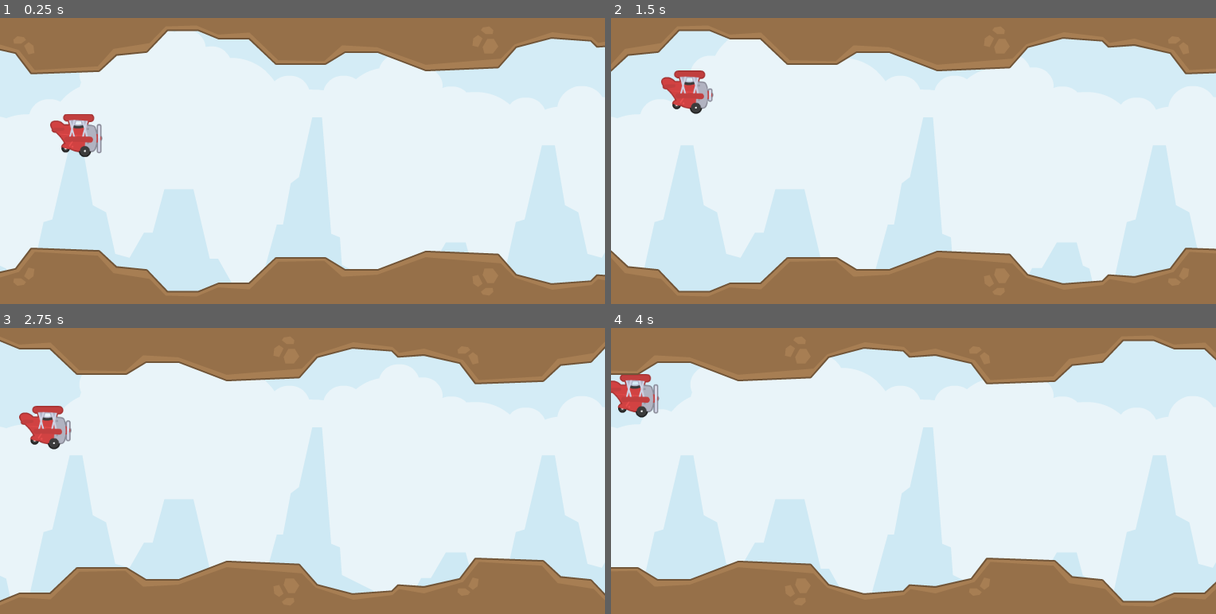
Above: before the commit, frames 1-4 (two rows, left to right).
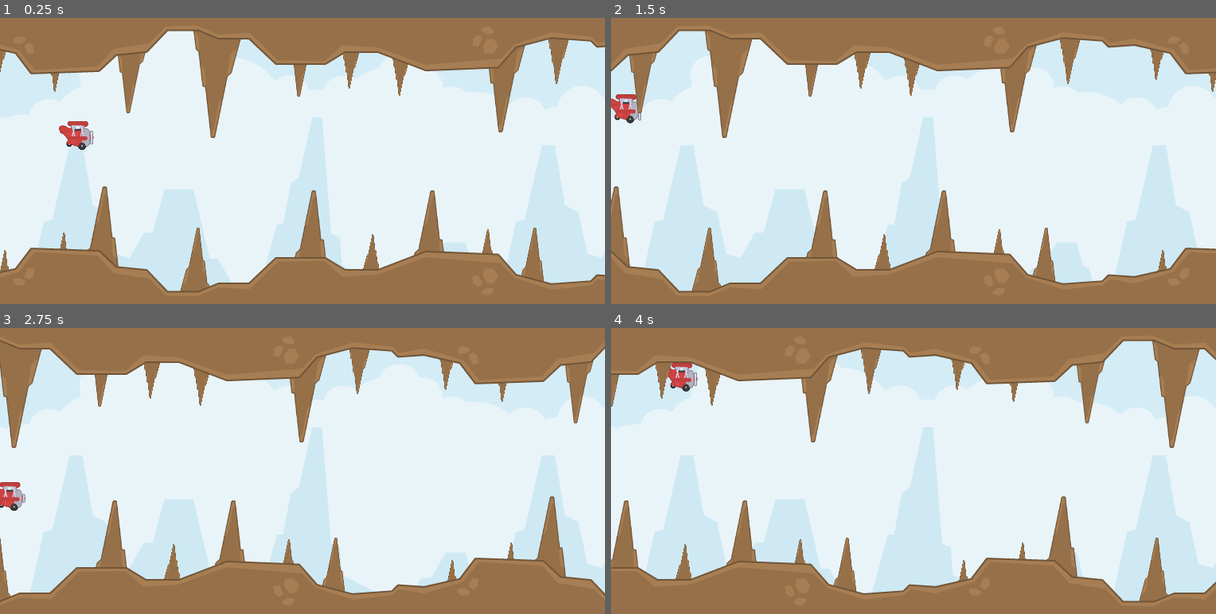
Above: after the commit, the same moments.

Repository: andersonmadeira/tecoteco
Game: Godot game, scene res://Game.tscn
Two runs of this game, one before a commit and one after it. Both use one fixed random seed, a clock stepped at 60 frames per second and the inputs below.
Inputs:
- Up to frame 1 (0.25 s): no input
- Up to frame 2 (1.5 s): tap Space (flap) at 0.77, 1.07 s
- Up to frame 3 (2.75 s): tap Space (flap) at 1.52, 1.82 s
- Up to frame 4 (4 s): tap Space (flap) at 3.02, 3.32, 3.77 s

The runs differ from the first frame. In frame 1, 7.3% of the frame differs, in the area x 0-95%, y 4-96%; in frame 2, 7.7%; in frame 3, 7.5%; in frame 4, 7.8%, in the area x 0-98%, y 4-96%.

Commit message:
Add rocks

Diff:
--- a/Game.tscn
+++ b/Game.tscn
@@ -16,6 +16,7 @@
 
 [node name="Player" parent="." groups=["Player"] instance=ExtResource( 4 )]
 position = Vector2( 96, 128 )
+scale = Vector2( 0.5, 0.5 )
 
 [node name="Terrain" parent="." instance=ExtResource( 3 )]
 
--- a/Player.tscn
+++ b/Player.tscn
@@ -26,7 +26,6 @@
 
 [node name="AnimatedSprite" type="AnimatedSprite" parent="."]
 frames = SubResource( 2 )
-frame = 2
 speed_scale = 8.0
 playing = true
 
--- a/Terrain.tscn
+++ b/Terrain.tscn
@@ -1,6 +1,7 @@
-[gd_scene load_steps=4 format=2]
-
-[ext_resource path="res://assets/groundDirt.png" type="Texture" id=3]
+[gd_scene load_steps=5 format=2]
+
+[ext_resource path="res://assets/groundDirt.png" type="Texture" id=1]
+[ext_resource path="res://assets/rock.png" type="Texture" id=3]
 [ext_resource path="res://Terrain.gd" type="Script" id=5]
 
 [sub_resource type="RectangleShape2D" id=1]
@@ -21,20 +22,21 @@
 
 [node name="Ceiling" type="StaticBody2D" parent="."]
 position = Vector2( 0, 54 )
+z_index = 1
 __meta__ = {
 "_edit_group_": true
 }
 
 [node name="Sprite1" type="Sprite" parent="Ceiling"]
 position = Vector2( 0, -54 )
-texture = ExtResource( 3 )
+texture = ExtResource( 1 )
 centered = false
 flip_h = true
 flip_v = true
 
 [node name="Sprite2" type="Sprite" parent="Ceiling"]
 position = Vector2( 808, -54 )
-texture = ExtResource( 3 )
+texture = ExtResource( 1 )
 centered = false
 flip_h = true
 flip_v = true
@@ -45,19 +47,20 @@
 
 [node name="Ground" type="StaticBody2D" parent="."]
 position = Vector2( 0, 360 )
+z_index = 1
 __meta__ = {
 "_edit_group_": true
 }
 
 [node name="Sprite1" type="Sprite" parent="Ground"]
 position = Vector2( 0, -71 )
-texture = ExtResource( 3 )
+texture = ExtResource( 1 )
 centered = false
 flip_h = true
 
 [node name="Sprite2" type="Sprite" parent="Ground"]
 position = Vector2( 808, -71 )
-texture = ExtResource( 3 )
+texture = ExtResource( 1 )
 centered = false
 flip_h = true
 
@@ -65,4 +68,559 @@
 position = Vector2( 8, -40 )
 polygon = PoolVector2Array( -8, 7, 37, -2, 56, -27, 142, -24, 163, -3.00003, 202, -1.00003, 228, 27, 266, 27.9999, 293, …(423 unchanged characters)…
 
+[node name="Rock" type="StaticBody2D" parent="."]
+position = Vector2( 192, 60 )
+rotation = 3.14159
+__meta__ = {
+"_edit_group_": true
+}
+
+[node name="Sprite" type="Sprite" parent="Rock"]
+scale = Vector2( 0.5, 0.5 )
+texture = ExtResource( 3 )
+
+[node name="CollisionPolygon2D" type="CollisionPolygon2D" parent="Rock"]
+polygon = PoolVector2Array( 4, -59, -26, 59, 26, 59, 8, -59 )
+
+[node name="Rock2" type="StaticBody2D" parent="."]
+position = Vector2( 300, 76 )
+rotation = 3.14159
+scale = Vector2( 1.25, 1.25 )
+__meta__ = {
+"_edit_group_": true
+}
+
+[node name="Sprite" type="Sprite" parent="Rock2"]
+scale = Vector2( 0.5, 0.5 )
+texture = ExtResource( 3 )
+
+[node name="CollisionPolygon2D" type="CollisionPolygon2D" parent="Rock2"]
+polygon = PoolVector2Array( 4, -59, -26, 59, 26, 59, 8, -59 )
+
+[node name="Rock3" type="StaticBody2D" parent="."]
+position = Vector2( 149, 287 )
+rotation = 6.28318
+scale = Vector2( 1.25, 1.25 )
+__meta__ = {
+"_edit_group_": true
+}
+
+[node name="Sprite" type="Sprite" parent="Rock3"]
+scale = Vector2( 0.5, 0.5 )
+texture = ExtResource( 3 )
+
+[node name="CollisionPolygon2D" type="CollisionPolygon2D" parent="Rock3"]
+polygon = PoolVector2Array( 4, -59, -26, 59, 26, 59, 8, -59 )
+
+[node name="Rock4" type="StaticBody2D" parent="."]
+position = Vector2( 269, 312 )
+rotation = 6.28318
+scale = Vector2( 0.8, 0.8 )
+__meta__ = {
+"_edit_group_": true
+}
+
+[node name="Sprite" type="Sprite" parent="Rock4"]
+scale = Vector2( 0.5, 0.5 )
+texture = ExtResource( 3 )
+
+[node name="CollisionPolygon2D" type="CollisionPolygon2D" parent="Rock4"]
+polygon = PoolVector2Array( 4, -59, -26, 59, 26, 59, 8, -59 )
+
+[node name="Rock5" type="StaticBody2D" parent="."]
+position = Vector2( 412, 289 )
+rotation = 6.28318
+scale = Vector2( 1.2, 1.2 )
+__meta__ = {
+"_edit_group_": true
+}
+
+[node name="Sprite" type="Sprite" parent="Rock5"]
+scale = Vector2( 0.5, 0.5 )
+texture = ExtResource( 3 )
+
+[node name="CollisionPolygon2D" type="CollisionPolygon2D" parent="Rock5"]
+polygon = PoolVector2Array( 4, -59, -26, 59, 26, 59, 8, -59 )
+
+[node name="Rock7" type="StaticBody2D" parent="."]
+position = Vector2( 661, 72 )
+rotation = 3.14159
+scale = Vector2( 1.2, 1.2 )
+__meta__ = {
+"_edit_group_": true
+}
+
+[node name="Sprite" type="Sprite" parent="Rock7"]
+scale = Vector2( 0.5, 0.5 )
+texture = ExtResource( 3 )
+
+[node name="CollisionPolygon2D" type="CollisionPolygon2D" parent="Rock7"]
+polygon = PoolVector2Array( 4, -59, -26, 59, 26, 59, 8, -59 )
+
+[node name="Rock12" type="StaticBody2D" parent="."]
+position = Vector2( 635, 296 )
+scale = Vector2( 0.5, 0.5 )
+__meta__ = {
+"_edit_group_": true
+}
+
+[node name="Sprite" type="Sprite" parent="Rock12"]
+scale = Vector2( 0.5, 0.5 )
+texture = ExtResource( 3 )
+
+[node name="CollisionPolygon2D" type="CollisionPolygon2D" parent="Rock12"]
+polygon = PoolVector2Array( 4, -59, -26, 59, 26, 59, 8, -59 )
+
+[node name="Rock14" type="StaticBody2D" parent="."]
+position = Vector2( 727, 53 )
+rotation = -3.14159
+scale = Vector2( 0.5, 0.5 )
+__meta__ = {
+"_edit_group_": true
+}
+
+[node name="Sprite" type="Sprite" parent="Rock14"]
+scale = Vector2( 0.5, 0.5 )
+texture = ExtResource( 3 )
+
+[node name="CollisionPolygon2D" type="CollisionPolygon2D" parent="Rock14"]
+polygon = PoolVector2Array( 4, -59, -26, 59, 26, 59, 8, -59 )
+
+[node name="Rock13" type="StaticBody2D" parent="."]
+position = Vector2( 692, 312 )
+scale = Vector2( 0.8, 0.8 )
+__meta__ = {
+"_edit_group_": true
+}
+
+[node name="Sprite" type="Sprite" parent="Rock13"]
+scale = Vector2( 0.5, 0.5 )
+texture = ExtResource( 3 )
+
+[node name="CollisionPolygon2D" type="CollisionPolygon2D" parent="Rock13"]
+polygon = PoolVector2Array( 4, -59, -26, 59, 26, 59, 8, -59 )
+
+[node name="Rock8" type="StaticBody2D" parent="."]
+position = Vector2( 561, 289 )
+scale = Vector2( 1.2, 1.2 )
+__meta__ = {
+"_edit_group_": true
+}
+
+[node name="Sprite" type="Sprite" parent="Rock8"]
+scale = Vector2( 0.5, 0.5 )
+texture = ExtResource( 3 )
+
+[node name="CollisionPolygon2D" type="CollisionPolygon2D" parent="Rock8"]
+polygon = PoolVector2Array( 4, -59, -26, 59, 26, 59, 8, -59 )
+
+[node name="Rock9" type="StaticBody2D" parent="."]
+position = Vector2( 466, 65 )
+rotation = 3.14159
+scale = Vector2( 0.4, 0.4 )
+__meta__ = {
+"_edit_group_": true
+}
+
+[node name="Sprite" type="Sprite" parent="Rock9"]
+scale = Vector2( 0.5, 0.5 )
+texture = ExtResource( 3 )
+
+[node name="CollisionPolygon2D" type="CollisionPolygon2D" parent="Rock9"]
+polygon = PoolVector2Array( 4, -59, -26, 59, 26, 59, 8, -59 )
+
+[node name="Rock10" type="StaticBody2D" parent="."]
+position = Vector2( 529, 74 )
+rotation = 3.14159
+scale = Vector2( 0.4, 0.4 )
+__meta__ = {
+"_edit_group_": true
+}
+
+[node name="Sprite" type="Sprite" parent="Rock10"]
+scale = Vector2( 0.5, 0.5 )
+texture = ExtResource( 3 )
+
+[node name="CollisionPolygon2D" type="CollisionPolygon2D" parent="Rock10"]
+polygon = PoolVector2Array( 4, -59, -26, 59, 26, 59, 8, -59 )
+
+[node name="Rock11" type="StaticBody2D" parent="."]
+position = Vector2( 491, 296 )
+scale = Vector2( 0.4, 0.4 )
+__meta__ = {
+"_edit_group_": true
+}
+
+[node name="Sprite" type="Sprite" parent="Rock11"]
+scale = Vector2( 0.5, 0.5 )
+texture = ExtResource( 3 )
+
+[node name="CollisionPolygon2D" type="CollisionPolygon2D" parent="Rock11"]
+polygon = PoolVector2Array( 4, -59, -26, 59, 26, 59, 8, -59 )
+
+[node name="Rock15" type="StaticBody2D" parent="."]
+position = Vector2( 103, 294 )
+scale = Vector2( 0.4, 0.4 )
+__meta__ = {
+"_edit_group_": true
+}
+
+[node name="Sprite" type="Sprite" parent="Rock15"]
+scale = Vector2( 0.5, 0.5 )
+texture = ExtResource( 3 )
+
+[node name="CollisionPolygon2D" type="CollisionPolygon2D" parent="Rock15"]
+polygon = PoolVector2Array( 4, -59, -26, 59, 26, 59, 8, -59 )
+
+[node name="Rock16" type="StaticBody2D" parent="."]
+position = Vector2( 29, 316 )
+scale = Vector2( 0.4, 0.4 )
+__meta__ = {
+"_edit_group_": true
+}
+
+[node name="Sprite" type="Sprite" parent="Rock16"]
+scale = Vector2( 0.5, 0.5 )
+texture = ExtResource( 3 )
+
+[node name="CollisionPolygon2D" type="CollisionPolygon2D" parent="Rock16"]
+polygon = PoolVector2Array( 4, -59, -26, 59, 26, 59, 8, -59 )
+
+[node name="Rock17" type="StaticBody2D" parent="."]
+position = Vector2( 25, 54 )
+rotation = -3.14159
+scale = Vector2( 0.4, 0.4 )
+__meta__ = {
+"_edit_group_": true
+}
+
+[node name="Sprite" type="Sprite" parent="Rock17"]
+scale = Vector2( 0.5, 0.5 )
+texture = ExtResource( 3 )
+
+[node name="CollisionPolygon2D" type="CollisionPolygon2D" parent="Rock17"]
+polygon = PoolVector2Array( 4, -59, -26, 59, 26, 59, 8, -59 )
+
+[node name="Rock18" type="StaticBody2D" parent="."]
+position = Vector2( 96, 69 )
+rotation = -3.14159
+scale = Vector2( 0.4, 0.4 )
+__meta__ = {
+"_edit_group_": true
+}
+
+[node name="Sprite" type="Sprite" parent="Rock18"]
+scale = Vector2( 0.5, 0.5 )
+texture = ExtResource( 3 )
+
+[node name="CollisionPolygon2D" type="CollisionPolygon2D" parent="Rock18"]
+polygon = PoolVector2Array( 4, -59, -26, 59, 26, 59, 8, -59 )
+
+[node name="Rock6" type="StaticBody2D" parent="."]
+position = Vector2( 405, 51 )
+rotation = 9.42476
+scale = Vector2( 0.8, 0.8 )
+__meta__ = {
+"_edit_group_": true
+}
+
+[node name="Sprite" type="Sprite" parent="Rock6"]
+scale = Vector2( 0.5, 0.5 )
+texture = ExtResource( 3 )
+
+[node name="CollisionPolygon2D" type="CollisionPolygon2D" parent="Rock6"]
+polygon = PoolVector2Array( 4, -59, -26, 59, 26, 59, 8, -59 )
+
+[node name="Rock19" type="StaticBody2D" parent="."]
+position = Vector2( 1004, 60 )
+rotation = 3.14159
+__meta__ = {
+"_edit_group_": true
+}
+
+[node name="Sprite" type="Sprite" parent="Rock19"]
+scale = Vector2( 0.5, 0.5 )
+texture = ExtResource( 3 )
+
+[node name="CollisionPolygon2D" type="CollisionPolygon2D" parent="Rock19"]
+polygon = PoolVector2Array( 4, -59, -26, 59, 26, 59, 8, -59 )
+
+[node name="Rock20" type="StaticBody2D" parent="."]
+position = Vector2( 1112, 76 )
+rotation = 3.14159
+scale = Vector2( 1.25, 1.25 )
+__meta__ = {
+"_edit_group_": true
+}
+
+[node name="Sprite" type="Sprite" parent="Rock20"]
+scale = Vector2( 0.5, 0.5 )
+texture = ExtResource( 3 )
+
+[node name="CollisionPolygon2D" type="CollisionPolygon2D" parent="Rock20"]
+polygon = PoolVector2Array( 4, -59, -26, 59, 26, 59, 8, -59 )
+
+[node name="Rock21" type="StaticBody2D" parent="."]
+position = Vector2( 961, 287 )
+rotation = 6.28318
+scale = Vector2( 1.25, 1.25 )
+__meta__ = {
+"_edit_group_": true
+}
+
+[node name="Sprite" type="Sprite" parent="Rock21"]
+scale = Vector2( 0.5, 0.5 )
+texture = ExtResource( 3 )
+
+[node name="CollisionPolygon2D" type="CollisionPolygon2D" parent="Rock21"]
+polygon = PoolVector2Array( 4, -59, -26, 59, 26, 59, 8, -59 )
+
+[node name="Rock22" type="StaticBody2D" parent="."]
+position = Vector2( 1081, 312 )
+rotation = 6.28318
+scale = Vector2( 0.8, 0.8 )
+__meta__ = {
+"_edit_group_": true
+}
+
+[node name="Sprite" type="Sprite" parent="Rock22"]
+scale = Vector2( 0.5, 0.5 )
+texture = ExtResource( 3 )
+
+[node name="CollisionPolygon2D" type="CollisionPolygon2D" parent="Rock22"]
+polygon = PoolVector2Array( 4, -59, -26, 59, 26, 59, 8, -59 )
+
+[node name="Rock23" type="StaticBody2D" parent="."]
+position = Vector2( 1224, 289 )
+rotation = 6.28318
+scale = Vector2( 1.2, 1.2 )
+__meta__ = {
+"_edit_group_": true
+}
+
+[node name="Sprite" type="Sprite" parent="Rock23"]
+scale = Vector2( 0.5, 0.5 )
+texture = ExtResource( 3 )
+
+[node name="CollisionPolygon2D" type="CollisionPolygon2D" parent="Rock23"]
+polygon = PoolVector2Array( 4, -59, -26, 59, 26, 59, 8, -59 )
+
+[node name="Rock24" type="StaticBody2D" parent="."]
+position = Vector2( 1473, 72 )
+rotation = 3.14159
+scale = Vector2( 1.2, 1.2 )
+__meta__ = {
+"_edit_group_": true
+}
+
+[node name="Sprite" type="Sprite" parent="Rock24"]
+scale = Vector2( 0.5, 0.5 )
+texture = ExtResource( 3 )
+
+[node name="CollisionPolygon2D" type="CollisionPolygon2D" parent="Rock24"]
+polygon = PoolVector2Array( 4, -59, -26, 59, 26, 59, 8, -59 )
+
+[node name="Rock25" type="StaticBody2D" parent="."]
+position = Vector2( 1447, 296 )
+scale = Vector2( 0.5, 0.5 )
+__meta__ = {
+"_edit_group_": true
+}
+
+[node name="Sprite" type="Sprite" parent="Rock25"]
+scale = Vector2( 0.5, 0.5 )
+texture = ExtResource( 3 )
+
+[node name="CollisionPolygon2D" type="CollisionPolygon2D" parent="Rock25"]
+polygon = PoolVector2Array( 4, -59, -26, 59, 26, 59, 8, -59 )
+
+[node name="Rock37" type="StaticBody2D" parent="."]
+position = Vector2( 1572, 326 )
+scale = Vector2( 0.5, 0.5 )
+__meta__ = {
+"_edit_group_": true
+}
+
+[node name="Sprite" type="Sprite" parent="Rock37"]
+scale = Vector2( 0.5, 0.5 )
+texture = ExtResource( 3 )
+
+[node name="CollisionPolygon2D" type="CollisionPolygon2D" parent="Rock37"]
+polygon = PoolVector2Array( 4, -59, -26, 59, 26, 59, 8, -59 )
+
+[node name="Rock38" type="StaticBody2D" parent="."]
+position = Vector2( 1586, 36 )
+rotation = -3.14159
+scale = Vector2( 0.5, 0.5 )
+__meta__ = {
+"_edit_group_": true
+}
+
+[node name="Sprite" type="Sprite" parent="Rock38"]
+scale = Vector2( 0.5, 0.5 )
+texture = ExtResource( 3 )
+
+[node name="CollisionPolygon2D" type="CollisionPolygon2D" parent="Rock38"]
+polygon = PoolVector2Array( 4, -59, -26, 59, 26, 59, 8, -59 )
+
+[node name="Rock26" type="StaticBody2D" parent="."]
+position = Vector2( 1539, 53 )
+rotation = -3.14159
+scale = Vector2( 0.5, 0.5 )
+__meta__ = {
+"_edit_group_": true
+}
+
+[node name="Sprite" type="Sprite" parent="Rock26"]
+scale = Vector2( 0.5, 0.5 )
+texture = ExtResource( 3 )
+
+[node name="CollisionPolygon2D" type="CollisionPolygon2D" parent="Rock26"]
+polygon = PoolVector2Array( 4, -59, -26, 59, 26, 59, 8, -59 )
+
+[node name="Rock27" type="StaticBody2D" parent="."]
+position = Vector2( 1504, 312 )
+scale = Vector2( 0.8, 0.8 )
+__meta__ = {
+"_edit_group_": true
+}
+
+[node name="Sprite" type="Sprite" parent="Rock27"]
+scale = Vector2( 0.5, 0.5 )
+texture = ExtResource( 3 )
+
+[node name="CollisionPolygon2D" type="CollisionPolygon2D" parent="Rock27"]
+polygon = PoolVector2Array( 4, -59, -26, 59, 26, 59, 8, -59 )
+
+[node name="Rock28" type="StaticBody2D" parent="."]
+position = Vector2( 1373, 289 )
+scale = Vector2( 1.2, 1.2 )
+__meta__ = {
+"_edit_group_": true
+}
+
+[node name="Sprite" type="Sprite" parent="Rock28"]
+scale = Vector2( 0.5, 0.5 )
+texture = ExtResource( 3 )
+
+[node name="CollisionPolygon2D" type="CollisionPolygon2D" parent="Rock28"]
+polygon = PoolVector2Array( 4, -59, -26, 59, 26, 59, 8, -59 )
+
+[node name="Rock29" type="StaticBody2D" parent="."]
+position = Vector2( 1278, 65 )
+rotation = 3.14159
+scale = Vector2( 0.4, 0.4 )
+__meta__ = {
+"_edit_group_": true
+}
+
+[node name="Sprite" type="Sprite" parent="Rock29"]
+scale = Vector2( 0.5, 0.5 )
+texture = ExtResource( 3 )
+
+[node name="CollisionPolygon2D" type="CollisionPolygon2D" parent="Rock29"]
+polygon = PoolVector2Array( 4, -59, -26, 59, 26, 59, 8, -59 )
+
+[node name="Rock30" type="StaticBody2D" parent="."]
+position = Vector2( 1341, 74 )
+rotation = 3.14159
+scale = Vector2( 0.4, 0.4 )
+__meta__ = {
+"_edit_group_": true
+}
+
+[node name="Sprite" type="Sprite" parent="Rock30"]
+scale = Vector2( 0.5, 0.5 )
+texture = ExtResource( 3 )
+
+[node name="CollisionPolygon2D" type="CollisionPolygon2D" parent="Rock30"]
+polygon = PoolVector2Array( 4, -59, -26, 59, 26, 59, 8, -59 )
+
+[node name="Rock31" type="StaticBody2D" parent="."]
+position = Vector2( 1303, 296 )
+scale = Vector2( 0.4, 0.4 )
+__meta__ = {
+"_edit_group_": true
+}
+
+[node name="Sprite" type="Sprite" parent="Rock31"]
+scale = Vector2( 0.5, 0.5 )
+texture = ExtResource( 3 )
+
+[node name="CollisionPolygon2D" type="CollisionPolygon2D" parent="Rock31"]
+polygon = PoolVector2Array( 4, -59, -26, 59, 26, 59, 8, -59 )
+
+[node name="Rock32" type="StaticBody2D" parent="."]
+position = Vector2( 915, 294 )
+scale = Vector2( 0.4, 0.4 )
+__meta__ = {
+"_edit_group_": true
+}
+
+[node name="Sprite" type="Sprite" parent="Rock32"]
+scale = Vector2( 0.5, 0.5 )
+texture = ExtResource( 3 )
+
+[node name="CollisionPolygon2D" type="CollisionPolygon2D" parent="Rock32"]
+polygon = PoolVector2Array( 4, -59, -26, 59, 26, 59, 8, -59 )
+
+[node name="Rock33" type="StaticBody2D" parent="."]
+position = Vector2( 841, 316 )
+scale = Vector2( 0.4, 0.4 )
+__meta__ = {
+"_edit_group_": true
+}
+
+[node name="Sprite" type="Sprite" parent="Rock33"]
+scale = Vector2( 0.5, 0.5 )
+texture = ExtResource( 3 )
+
+[node name="CollisionPolygon2D" type="CollisionPolygon2D" parent="Rock33"]
+polygon = PoolVector2Array( 4, -59, -26, 59, 26, 59, 8, -59 )
+
+[node name="Rock34" type="StaticBody2D" parent="."]
+position = Vector2( 837, 54 )
+rotation = -3.14159
+scale = Vector2( 0.4, 0.4 )
+__meta__ = {
+"_edit_group_": true
+}
+
+[node name="Sprite" type="Sprite" parent="Rock34"]
+scale = Vector2( 0.5, 0.5 )
+texture = ExtResource( 3 )
+
+[node name="CollisionPolygon2D" type="CollisionPolygon2D" parent="Rock34"]
+polygon = PoolVector2Array( 4, -59, -26, 59, 26, 59, 8, -59 )
+
+[node name="Rock35" type="StaticBody2D" parent="."]
+position = Vector2( 908, 69 )
+rotation = -3.14159
+scale = Vector2( 0.4, 0.4 )
+__meta__ = {
+"_edit_group_": true
+}
+
+[node name="Sprite" type="Sprite" parent="Rock35"]
+scale = Vector2( 0.5, 0.5 )
+texture = ExtResource( 3 )
+
+[node name="CollisionPolygon2D" type="CollisionPolygon2D" parent="Rock35"]
+polygon = PoolVector2Array( 4, -59, -26, 59, 26, 59, 8, -59 )
+
+[node name="Rock36" type="StaticBody2D" parent="."]
+position = Vector2( 1217, 51 )
+rotation = 9.42476
+scale = Vector2( 0.8, 0.8 )
+__meta__ = {
+"_edit_group_": true
+}
+
+[node name="Sprite" type="Sprite" parent="Rock36"]
+scale = Vector2( 0.5, 0.5 )
+texture = ExtResource( 3 )
+
+[node name="CollisionPolygon2D" type="CollisionPolygon2D" parent="Rock36"]
+polygon = PoolVector2Array( 4, -59, -26, 59, 26, 59, 8, -59 )
+
 [connection signal="body_entered" from="SpawnPoint" to="." method="_on_SpawnPoint_body_entered"]
